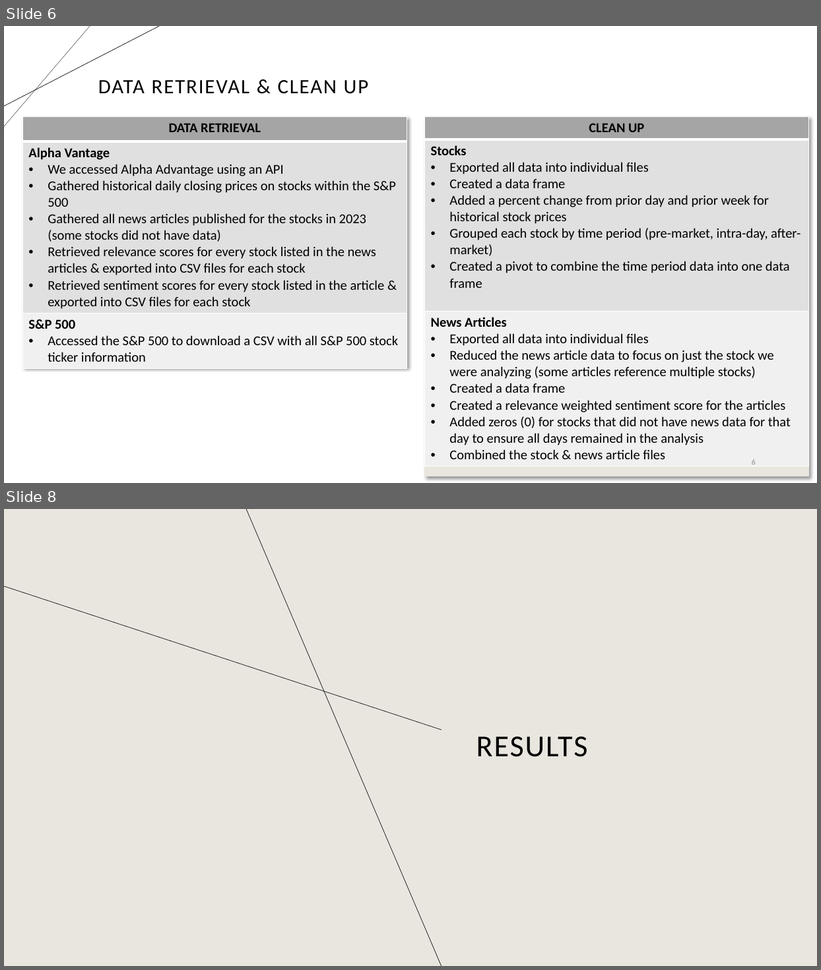
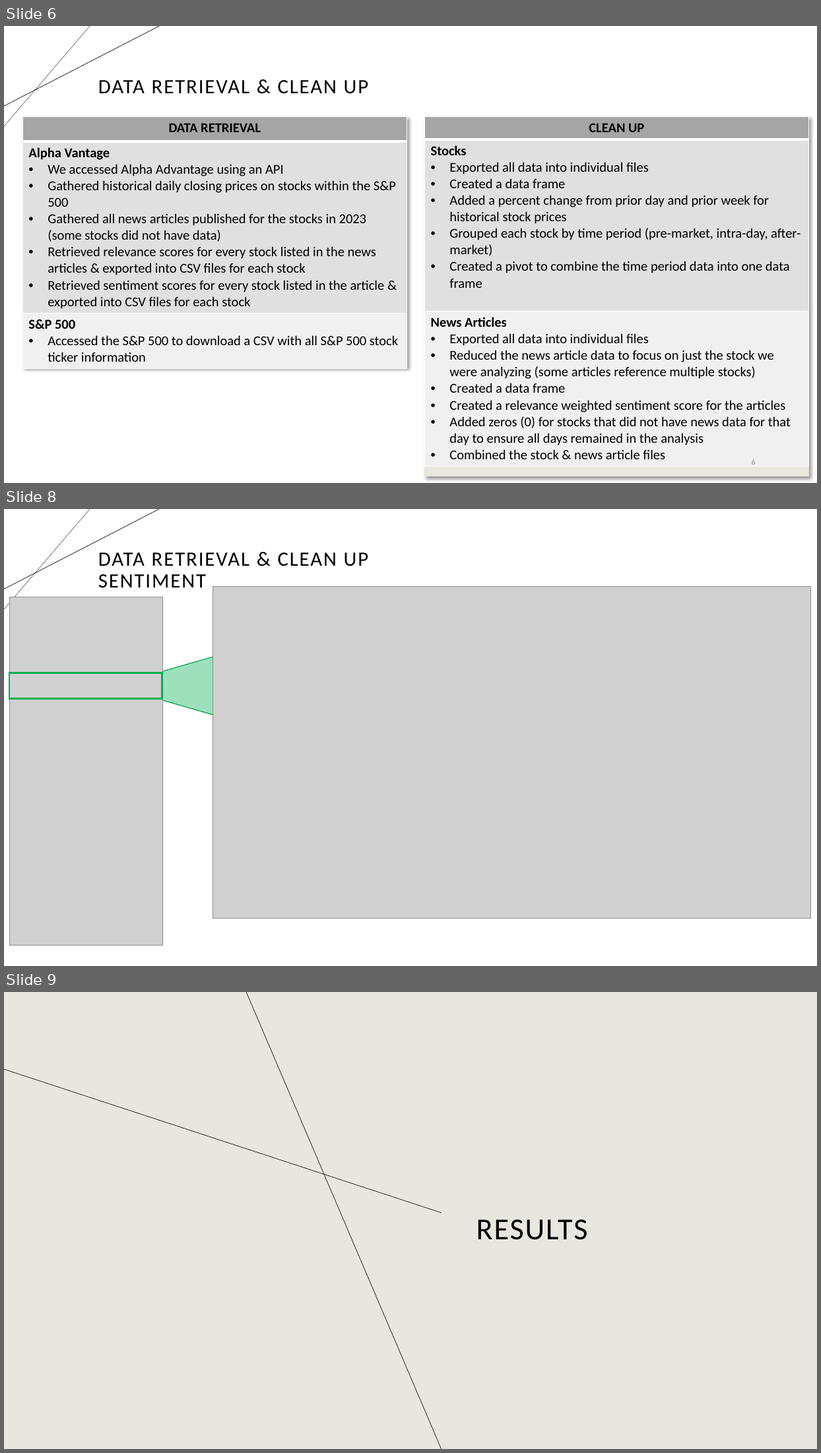
Before and after one commit to shawnfeils/AIBC_Project_2, a slide deck: Group_2_ML_Presentation.pptx. Shown one above the other, each under a label of ours: slides 6 and 8 before the commit, slides 6, 8 and 9 after it; the slides between them are not shown. The pictures are 821x970 and 821x1453 pixels, drawn with LibreOffice and Linux fonts; fonts in the diff are those of the drawing; grey boxes stand for pictures. Boxes give left, top, right and bottom in pixels: in the first picture for what was removed or moved away, otherwise in the second. Text is boxed around its words. In the diff, an @@ line names an element or a change of style, - is before the commit and + after.

```diff
--- a/Group_2_ML_Presentation.pptx
+++ b/Group_2_ML_Presentation.pptx
@@ slide 8 added at bbox=[4, 509, 817, 966], background #FFFFFF; not listed: 2 template elements that a slide beside it also shows @@
@@ title added at bbox=[98, 553, 369, 588], 24 pt, text #000000 @@
+DATA RETRIEVAL & CLEAN UP
+SENTIMENT
@@ picture added at bbox=[213, 586, 811, 919] @@
@@ picture added at bbox=[9, 597, 162, 946] @@
@@ triangle added at bbox=[113, 650, 237, 722], fill #00B050 at 38% opacity, outline #00B050 1 pt @@
@@ rectangle added at bbox=[9, 673, 162, 699], outline #00B050 2.25 pt @@
@@ what was slide 8 is now slide 9 @@
```
Also in this commit, not shown: 2 slides changed.
